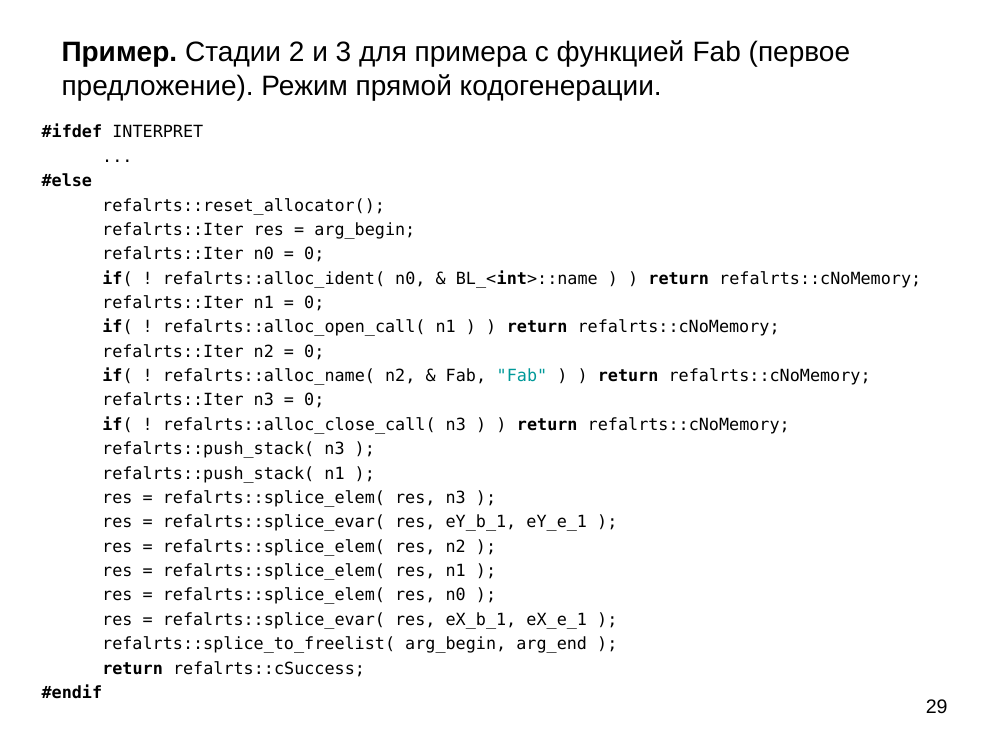
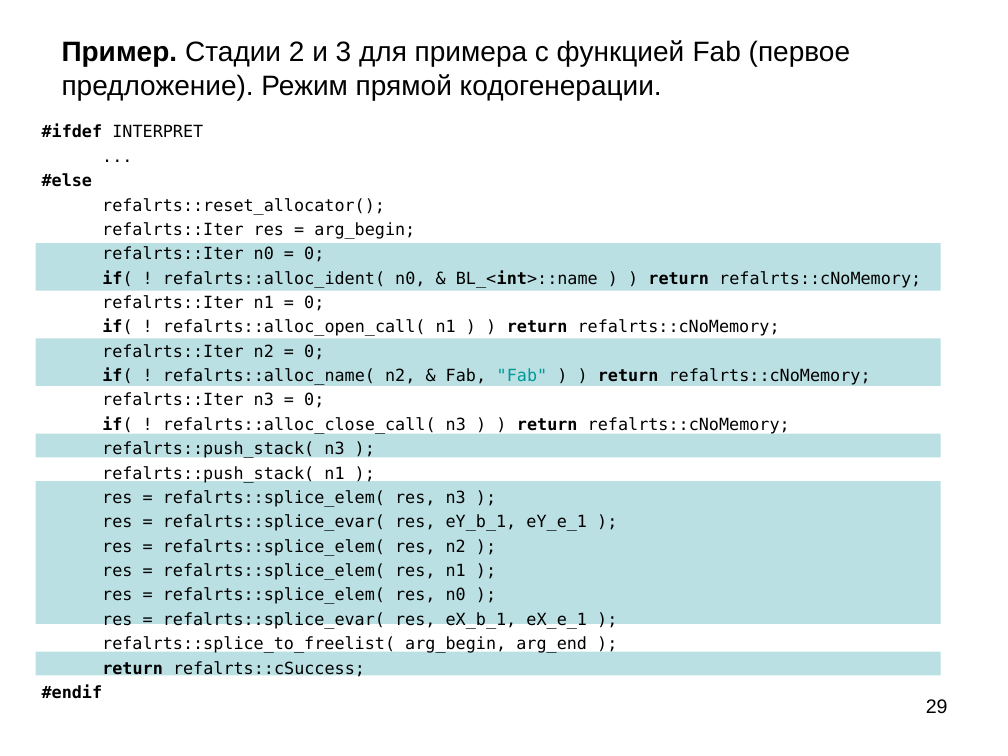
Before and after one commit to bmstu-iu9/refal-5-lambda, a slide deck: slide 29 of doc/Компилятор Простого Рефала.ppt. Drawn at 1008x756 pixels with LibreOffice and Linux fonts; fonts in the diff are those of the drawing. Boxes give left, top, right and bottom in pixels: in the first picture for what was removed or moved away, otherwise in the second. Text is boxed around its words. In the diff, an @@ line names an element or a change of style, - is before the commit and + after.

```diff
--- a/doc/Компилятор Простого Рефала.ppt
+++ b/doc/Компилятор Простого Рефала.ppt
@@ rectangle added at (35, 243, 940, 290), fill #BBE0E3 @@
@@ rectangle added at (35, 339, 940, 386), fill #BBE0E3 @@
@@ rectangle added at (35, 433, 940, 458), fill #BBE0E3 @@
@@ rectangle added at (35, 481, 940, 624), fill #BBE0E3 @@
@@ rectangle added at (35, 652, 940, 676), fill #BBE0E3 @@
```
Also in this commit, not shown: 4 other slides changed, 1 other file.
